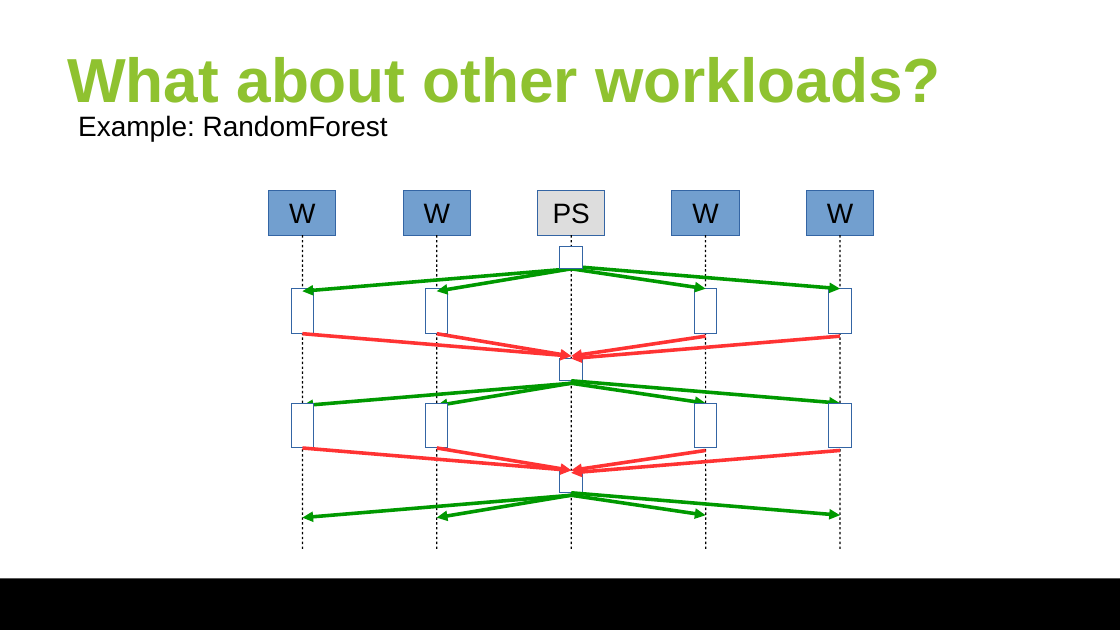
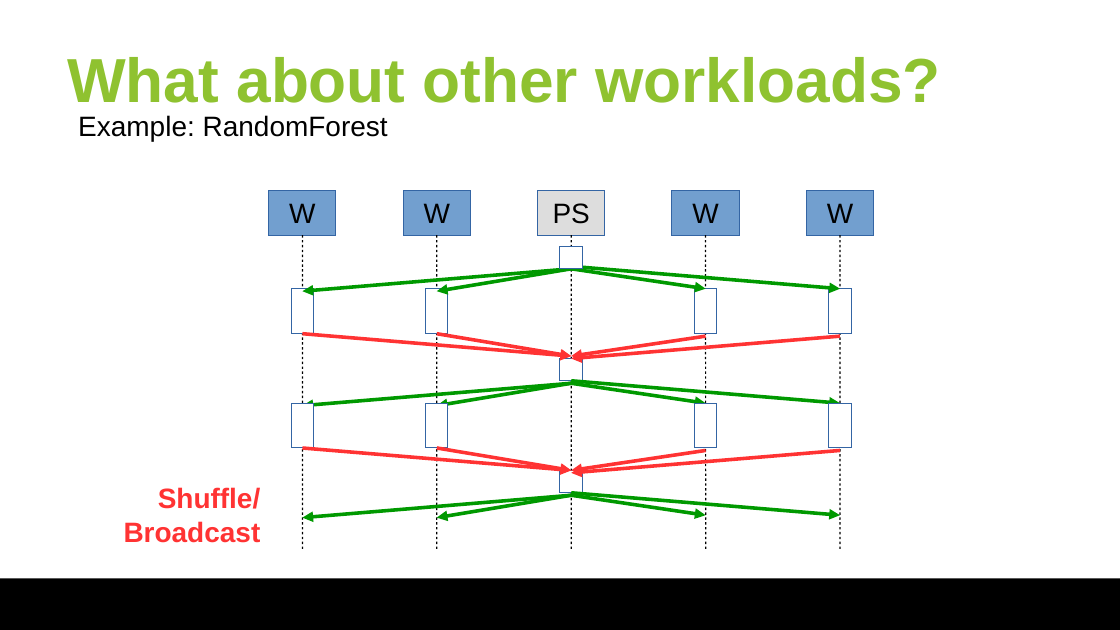
Before and after one commit to huangyibo/spark-summit-18, a slide deck: slide 13 of slides/spark-summit-18.odp (slide 12 before the commit). Drawn at 1120x630 pixels with LibreOffice and Linux fonts; fonts in the diff are those of the drawing; background and template pictures are left out. Boxes give left, top, right and bottom in pixels: in the first picture for what was removed or moved away, otherwise in the second. Text is boxed around its words. In the diff, an @@ line names an element or a change of style, - is before the commit and + after.

Commit message:
slides

```diff
--- a/slides/spark-summit-18.odp
+++ b/slides/spark-summit-18.odp
@@ text added at bbox=[124, 487, 261, 543], 18 pt, text #FF3333, bold @@
+Shuffle/
+Broadcast
```
Also in this commit, not shown: 1 other slide changed, 1 slide added, 1 other file.
